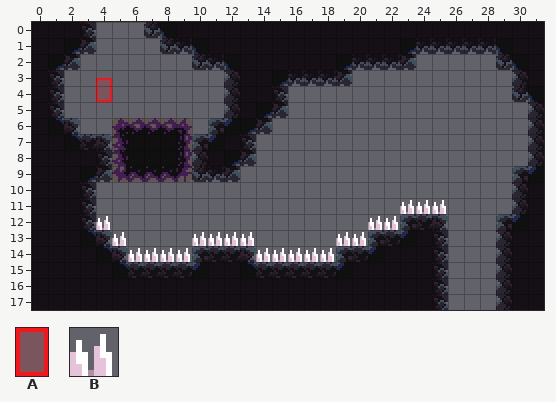
Two states of a Tiled map, Assets/Tiles/Alex/Spike Intro.tmx. Above, as it was before the edit.
Cells are 8x8 px. Shown: x 0..31, y 0..17.
Key: from "Mechanics": A 3 "Spawn"; from "Spikes": B 0 "SpikeUp".
Objects are placed by their top-left corner, in cells (3,4 is the top-left corner of cell 3,4); size is 1x1 cell unless given.
Layers that did not change in this view are not listed.
Objects on layer "Mechanics" before:
A "Spawn" at 4,3.5 size 1x1.5
B "SpikeUp" at 23,11
B "SpikeUp" at 24,11
B "SpikeUp" at 25,11
B "SpikeUp" at 4,12
B "SpikeUp" at 22,12
B "SpikeUp" at 21,12
B "SpikeUp" at 5,13
B "SpikeUp" at 10,13
B "SpikeUp" at 11,13
B "SpikeUp" at 12,13
B "SpikeUp" at 13,13
B "SpikeUp" at 20,13
B "SpikeUp" at 19,13
B "SpikeUp" at 6,14
B "SpikeUp" at 7,14
B "SpikeUp" at 8,14
B "SpikeUp" at 9,14
B "SpikeUp" at 14,14
B "SpikeUp" at 15,14
B "SpikeUp" at 16,14
B "SpikeUp" at 17,14
B "SpikeUp" at 18,14
Now the later version:
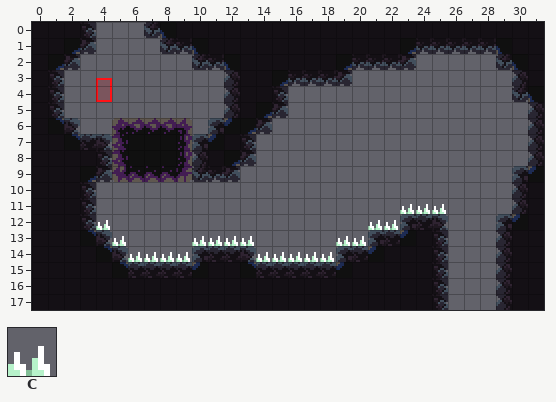
Further tiles: from "Spikes": C 10 "ConnectedSpike".
From old to new:
Layer "Mechanics":
added: C "ConnectedSpike" at 23,11
added: C "ConnectedSpike" at 23,11
added: C "ConnectedSpike" at 24,11
added: C "ConnectedSpike" at 25,11
added: C "ConnectedSpike" at 4,12
added: C "ConnectedSpike" at 21,12
added: C "ConnectedSpike" at 22,12
added: C "ConnectedSpike" at 5,13
added: C "ConnectedSpike" at 10,13
added: C "ConnectedSpike" at 11,13
added: C "ConnectedSpike" at 12,13
added: C "ConnectedSpike" at 13,13
added: C "ConnectedSpike" at 19,13
added: C "ConnectedSpike" at 20,13
added: C "ConnectedSpike" at 6,14
added: C "ConnectedSpike" at 7,14
added: C "ConnectedSpike" at 8,14
added: C "ConnectedSpike" at 9,14
added: C "ConnectedSpike" at 14,14
added: C "ConnectedSpike" at 15,14
added: C "ConnectedSpike" at 16,14
added: C "ConnectedSpike" at 17,14
added: C "ConnectedSpike" at 18,14
added: C "ConnectedSpike" at 18,14
removed: B "SpikeUp" at 23,11
removed: B "SpikeUp" at 24,11
removed: B "SpikeUp" at 25,11
removed: B "SpikeUp" at 4,12
removed: B "SpikeUp" at 22,12
removed: B "SpikeUp" at 21,12
removed: B "SpikeUp" at 5,13
removed: B "SpikeUp" at 10,13
removed: B "SpikeUp" at 11,13
removed: B "SpikeUp" at 12,13
removed: B "SpikeUp" at 13,13
removed: B "SpikeUp" at 20,13
removed: B "SpikeUp" at 19,13
removed: B "SpikeUp" at 6,14
removed: B "SpikeUp" at 7,14
removed: B "SpikeUp" at 8,14
removed: B "SpikeUp" at 9,14
removed: B "SpikeUp" at 14,14
removed: B "SpikeUp" at 15,14
removed: B "SpikeUp" at 16,14
removed: B "SpikeUp" at 17,14
removed: B "SpikeUp" at 18,14
